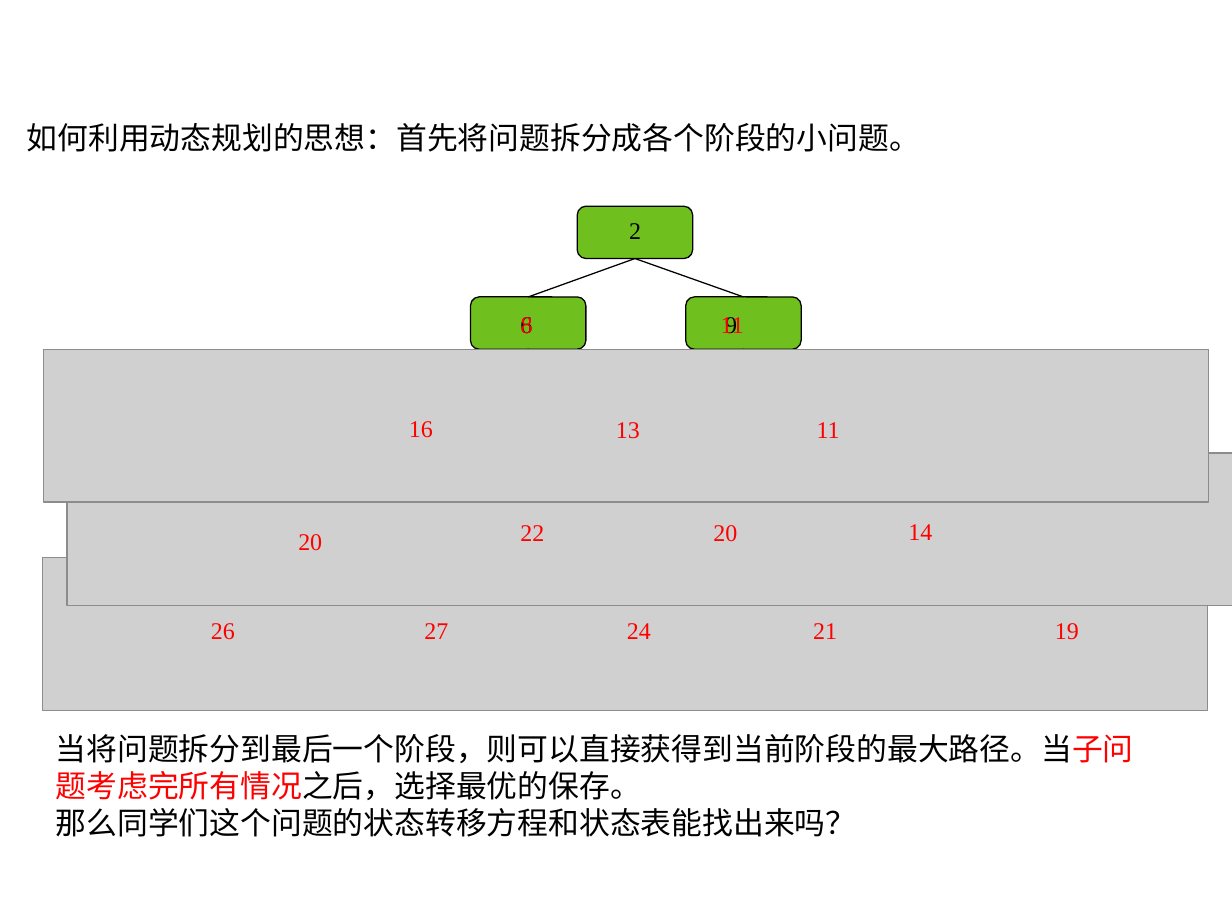
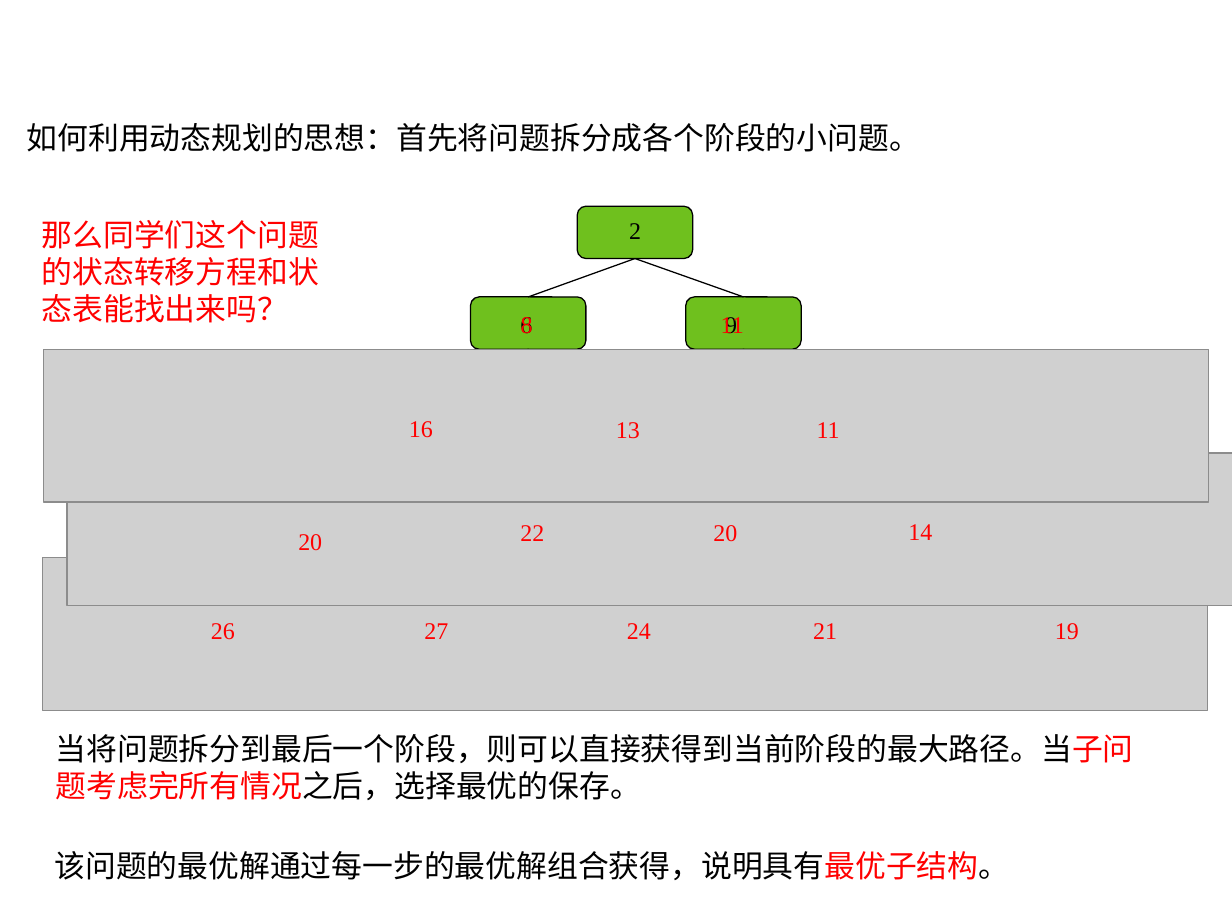
Before and after one commit to liutongling/DP, a slide deck: slide 10 of file/第5章 动态规划法.pptx. Drawn at 1232x924 pixels with LibreOffice and Linux fonts; fonts in the diff are those of the drawing; grey boxes stand for pictures; background and template pictures are left out. Boxes give left, top, right and bottom in pixels: in the first picture for what was removed or moved away, otherwise in the second. Text is boxed around its words. In the diff, an @@ line names an element or a change of style, - is before the commit and + after.

```diff
--- a/file/第5章 动态规划法.pptx
+++ b/file/第5章 动态规划法.pptx
@@ text added at [42,220,319,323], 18 pt, text #FF0000 @@
+那么同学们这个问题的状态转移方程和状态表能找出来吗？
@@ text at [56,808,857,837]: paragraph removed @@
-那么同学们这个问题的状态转移方程和状态表能找出来吗？
@@ text added at [55,851,1010,880], 18 pt, text #000000 @@
+该问题的最优解通过每一步的最优解组合获得，说明具有最优子结构。
```
Also in this commit, not shown: 1 other slide changed, 3 other files.
